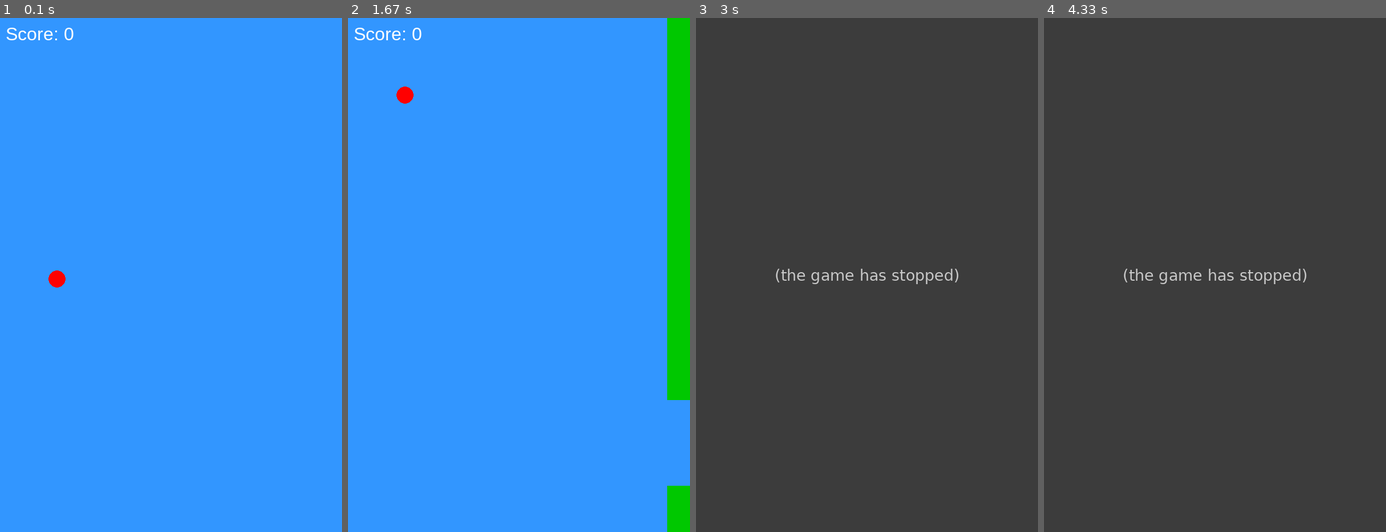
Above: before the commit, frames 1-4 (left to right).
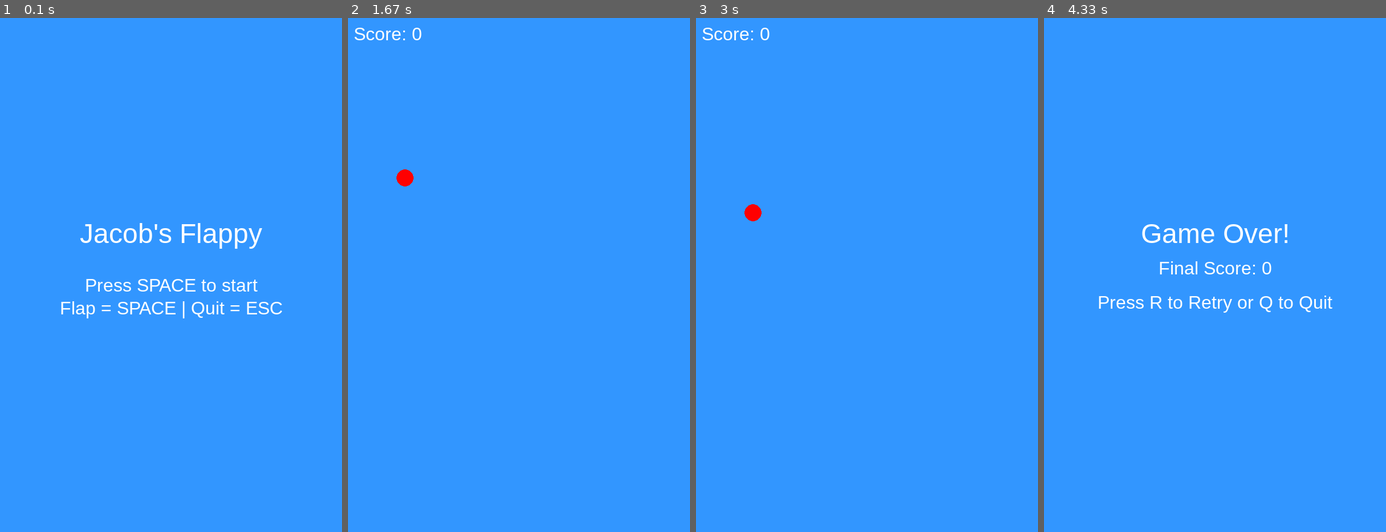
Above: after the commit, the same moments.

Repository: tonycota/pygame_fun
Game: pygame game, started from 04-jacobs_flappy/jacobs_flappy.py
Same seed, same stepped clock (60 frames per second), same inputs: the game is played once before the commit and once after it.
Inputs:
- Up to frame 1 (0.1 s): no input
- Up to frame 2 (1.67 s): tap Space at 0.33, 0.73, 1.03, 1.23, 1.57 s
- Up to frame 3 (3 s): tap Space at 1.87, 2.07, 2.37, 2.63, 2.97 s; hold R 2.57-2.87 s
- Up to frame 4 (4.33 s): tap Space at 3.3, 3.6, 3.73, 4.13 s

The runs differ from the first frame. In frame 1, 2.0% of the frame differs, in the area x 1-83%, y 1-59%; in frame 2, 5.8%; in frame 3, 100%, in the area x 0-100%, y 0-100%; in frame 4, 100%.
Before the commit the program exited at 2.03 s; later frames show no game.

Commit message:
adding this ridiculous photo of jacob to the repo

Diff:
--- a/04-jacobs_flappy/jacobs_flappy.py
+++ b/04-jacobs_flappy/jacobs_flappy.py
@@ -29,6 +29,7 @@
 RED = (255, 0, 0)
 
 font = pygame.font.SysFont("Arial", 32)
+large_font = pygame.font.SysFont("Arial", 48)
 
 def draw_bird(x, y):
     pygame.draw.circle(screen, RED, (int(x), int(y)), bird_radius)
@@ -40,11 +41,59 @@
 def check_collision(bird_x, bird_y, pipes):
     if bird_y - bird_radius < 0 or bird_y + bird_radius > HEIGHT:
         return True
-    for pipe_x, top in pipes:
+    for pipe_x, top, _ in pipes:
         if pipe_x < bird_x + bird_radius < pipe_x + pipe_width:
             if bird_y - bird_radius < top or bird_y + bird_radius > top + pipe_gap:
                 return True
     return False
+
+def start_screen():
+    while True:
+        screen.fill(BLUE)
+        title = large_font.render("Jacob's Flappy", True, WHITE)
+        instruction = font.render("Press SPACE to start", True, WHITE)
+        controls = font.render("Flap = SPACE | Quit = ESC", True, WHITE)
+
+        screen.blit(title, (WIDTH//2 - title.get_width()//2, HEIGHT//2 - 100))
+        screen.blit(instruction, (WIDTH//2 - instruction.get_width()//2, HEIGHT//2))
+        screen.blit(controls, (WIDTH//2 - controls.get_width()//2, HEIGHT//2 + 40))
+
+        pygame.display.flip()
+
+        for event in pygame.event.get():
+            if event.type == pygame.QUIT:
+                pygame.quit()
+                sys.exit()
+            if event.type == pygame.KEYDOWN:
+                if event.key == pygame.K_SPACE:
+                    return
+                elif event.key == pygame.K_ESCAPE:
+                    pygame.quit()
+                    sys.exit()
+
+def game_over_screen(score):
+    while True:
+        screen.fill(BLUE)
+        msg = large_font.render("Game Over!", True, WHITE)
+        score_msg = font.render(f"Final Score: {score}", True, WHITE)
+        retry = font.render("Press R to Retry or Q to Quit", True, WHITE)
+
+        screen.blit(msg, (WIDTH//2 - msg.get_width()//2, HEIGHT//2 - 100))
+        screen.blit(score_msg, (WIDTH//2 - score_msg.get_width()//2, HEIGHT//2 - 30))
+        screen.blit(retry, (WIDTH//2 - retry.get_width()//2, HEIGHT//2 + 30))
+
+        pygame.display.flip()
+
+        for event in pygame.event.get():
+            if event.type == pygame.QUIT:
+                pygame.quit()
+                sys.exit()
+            if event.type == pygame.KEYDOWN:
+                if event.key == pygame.K_r:
+                    return True  # Restart game
+                elif event.key == pygame.K_q:
+                    pygame.quit()
+                    sys.exit()
 
 def main():
     bird_x = 100
@@ -76,7 +125,7 @@
         if pipe_timer >= 90:
             pipe_timer = 0
             top_height = random.randint(50, HEIGHT - pipe_gap - 50)
-            pipes.append([WIDTH, top_height])
+            pipes.append([WIDTH, top_height, False])  # False = not yet scored
 
         # Move pipes
         for pipe in pipes:
@@ -85,14 +134,15 @@
         # Remove offscreen pipes
         pipes = [pipe for pipe in pipes if pipe[0] + pipe_width > 0]
 
+        # Score
+        for pipe in pipes:
+            if not pipe[2] and pipe[0] + pipe_width < bird_x:
+                score += 1
+                pipe[2] = True
+
         # Check collision
         if check_collision(bird_x, bird_y, pipes):
-            break  # Game over
-
-        # Score
-        for pipe in pipes:
-            if pipe[0] + pipe_width == bird_x:
-                score += 1
+            break
 
         # Draw everything
         draw_bird(bird_x, bird_y)
@@ -104,8 +154,9 @@
 
         pygame.display.flip()
 
-    pygame.quit()
-    print("Game Over! Final score:", score)
+    if game_over_screen(score):
+        main()
 
 if __name__ == "__main__":
+    start_screen()
     main()
--- a/04-jacobs_flappy/test.py
+++ b/04-jacobs_flappy/test.py
@@ -1,3 +1,162 @@
-print(f'shabba labba ding dong')
 import pygame
-print(pygame.__version__)
+import random
+import sys
+
+# Initialize pygame
+pygame.init()
+
+# Screen setup
+WIDTH, HEIGHT = 600, 900
+screen = pygame.display.set_mode((WIDTH, HEIGHT))
+pygame.display.set_caption("Jacob's Flappy")
+
+# Clock
+clock = pygame.time.Clock()
+FPS = 60
+
+# Game variables
+gravity = 0.5
+flap_strength = -10
+pipe_gap = 150
+pipe_width = 70
+pipe_speed = 4
+bird_radius = 15
+
+# Colors
+WHITE = (255, 255, 255)
+BLUE = (50, 150, 255)
+GREEN = (0, 200, 0)
+RED = (255, 0, 0)
+
+font = pygame.font.SysFont("Arial", 32)
+large_font = pygame.font.SysFont("Arial", 48)
+
+def draw_bird(x, y):
+    pygame.draw.circle(screen, RED, (int(x), int(y)), bird_radius)
+
+def draw_pipe(x, top_height):
+    pygame.draw.rect(screen, GREEN, (x, 0, pipe_width, top_height))
+    pygame.draw.rect(screen, GREEN, (x, top_height + pipe_gap, pipe_width, HEIGHT - top_height - pipe_gap))
+
+def check_collision(bird_x, bird_y, pipes):
+    if bird_y - bird_radius < 0 or bird_y + bird_radius > HEIGHT:
+        return True
+    for pipe_x, top, _ in pipes:
+        if pipe_x < bird_x + bird_radius < pipe_x + pipe_width:
+            if bird_y - bird_radius < top or bird_y + bird_radius > top + pipe_gap:
+                return True
+    return False
+
+def start_screen():
+    while True:
+        screen.fill(BLUE)
+        title = large_font.render("Jacob's Flappy", True, WHITE)
+        instruction = font.render("Press SPACE to start", True, WHITE)
+        controls = font.render("Flap = SPACE | Quit = ESC", True, WHITE)
+
+        screen.blit(title, (WIDTH//2 - title.get_width()//2, HEIGHT//2 - 100))
+        screen.blit(instruction, (WIDTH//2 - instruction.get_width()//2, HEIGHT//2))
+        screen.blit(controls, (WIDTH//2 - controls.get_width()//2, HEIGHT//2 + 40))
+
+        pygame.display.flip()
+
+        for event in pygame.event.get():
+            if event.type == pygame.QUIT:
+                pygame.quit()
+                sys.exit()
+            if event.type == pygame.KEYDOWN:
+                if event.key == pygame.K_SPACE:
+                    return
+                elif event.key == pygame.K_ESCAPE:
+                    pygame.quit()
+                    sys.exit()
+
+def game_over_screen(score):
+    while True:
+        screen.fill(BLUE)
+        msg = large_font.render("Game Over!", True, WHITE)
+        score_msg = font.render(f"Final Score: {score}", True, WHITE)
+        retry = font.render("Press R to Retry or Q to Quit", True, WHITE)
+
+        screen.blit(msg, (WIDTH//2 - msg.get_width()//2, HEIGHT//2 - 100))
+        screen.blit(score_msg, (WIDTH//2 - score_msg.get_width()//2, HEIGHT//2 - 30))
+        screen.blit(retry, (WIDTH//2 - retry.get_width()//2, HEIGHT//2 + 30))
+
+        pygame.display.flip()
+
+        for event in pygame.event.get():
+            if event.type == pygame.QUIT:
+                pygame.quit()
+                sys.exit()
+            if event.type == pygame.KEYDOWN:
+                if event.key == pygame.K_r:
+                    return True  # Restart game
+                elif event.key == pygame.K_q:
+                    pygame.quit()
+                    sys.exit()
+
+def main():
+    bird_x = 100
+    bird_y = HEIGHT // 2
+    bird_velocity = 0
+
+    pipes = []
+    pipe_timer = 0
+    score = 0
+
+    running = True
+    while running:
+        clock.tick(FPS)
+        screen.fill(BLUE)
+
+        for event in pygame.event.get():
+            if event.type == pygame.QUIT:
+                running = False
+            if event.type == pygame.KEYDOWN:
+                if event.key == pygame.K_SPACE:
+                    bird_velocity = flap_strength
+
+        # Update bird
+        bird_velocity += gravity
+        bird_y += bird_velocity
+
+        # Add new pipes
+        pipe_timer += 1
+        if pipe_timer >= 90:
+            pipe_timer = 0
+            top_height = random.randint(50, HEIGHT - pipe_gap - 50)
+            pipes.append([WIDTH, top_height, False])  # False = not yet scored
+
+        # Move pipes
+        for pipe in pipes:
+            pipe[0] -= pipe_speed
+
+        # Remove offscreen pipes
+        pipes = [pipe for pipe in pipes if pipe[0] + pipe_width > 0]
+
+        # Score
+        for pipe in pipes:
+            if not pipe[2] and pipe[0] + pipe_width < bird_x:
+                score += 1
+                pipe[2] = True
+
+        # Check collision
+        if check_collision(bird_x, bird_y, pipes):
+            break
+
+        # Draw everything
+        draw_bird(bird_x, bird_y)
+        for pipe in pipes:
+            draw_pipe(pipe[0], pipe[1])
+
+        score_text = font.render(f"Score: {score}", True, WHITE)
+        screen.blit(score_text, (10, 10))
+
+        pygame.display.flip()
+
+    if game_over_screen(score):
+        main()
+
+if __name__ == "__main__":
+    start_screen()
+    main()
Not shown, added: 04-jacobs_flappy/jacob_photo.png
